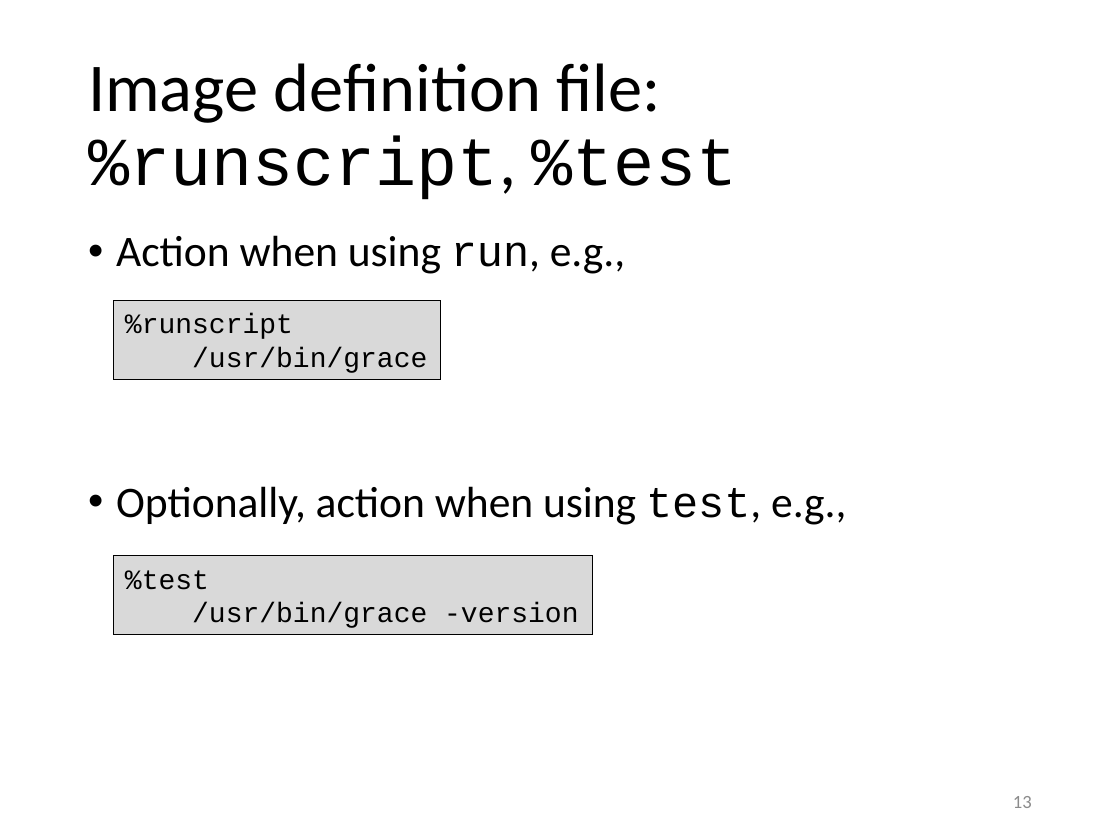
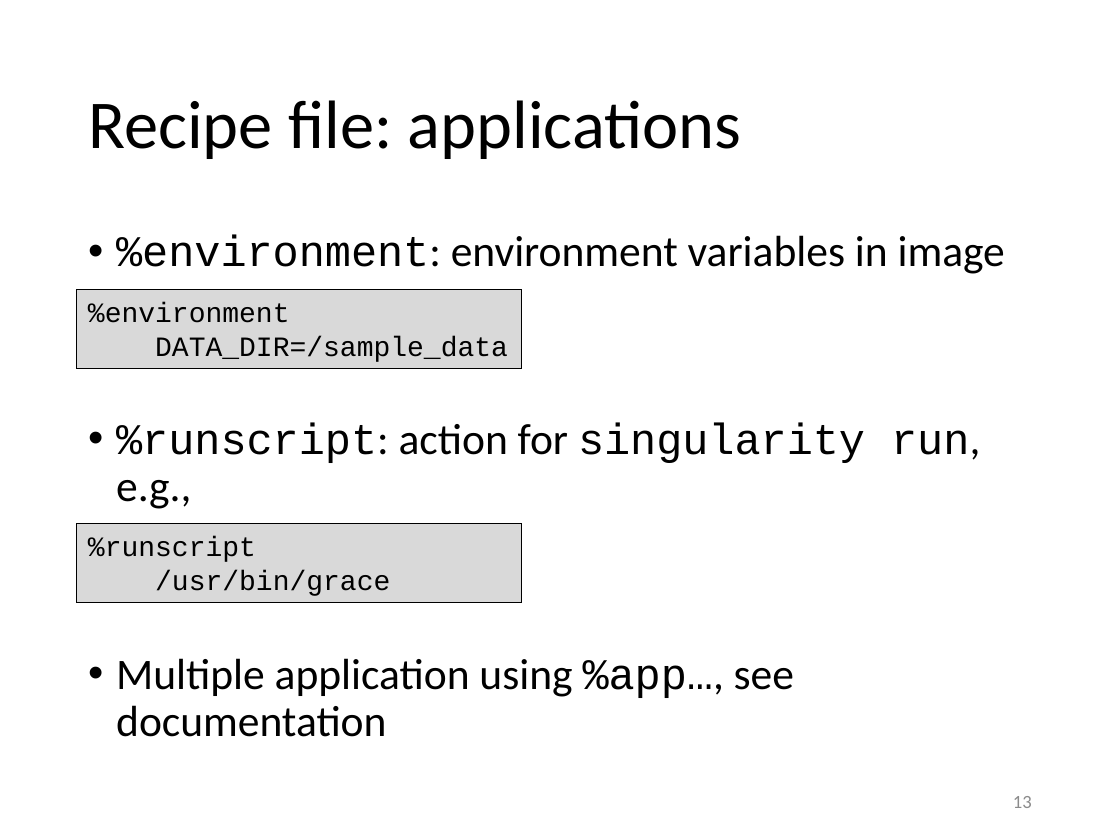
Before and after one commit to gjbex/training-material, a slide deck: slide 13 of Virtualization/singularity.pptx. Drawn at 1120x840 pixels with LibreOffice and Linux fonts; fonts in the diff are those of the drawing. Boxes give left, top, right and bottom in pixels: in the first picture for what was removed or moved away, otherwise in the second. Text is boxed around its words. In the diff, an @@ line names an element or a change of style, - is before the commit and + after.

Commit message:
Update for Singularity 2.5

```diff
--- a/Virtualization/singularity.pptx
+++ b/Virtualization/singularity.pptx
@@ title at <box>88,100,741,159</box>: text changed @@
-Image definition file: %runscript, %test
+Recipe file: applications
@@ text at <box>116,235,1005,737</box>: text changed @@
-• Action when using run, e.g.,
-• Optionally, action when using test, e.g.,
+• %environment: environment variables in image
+• %runscript: action for singularity run, e.g.,
+• Multiple application using %app…, see documentation
@@ rectangle added at <box>77,289,522,368</box>, fill #D9D9D9, outline #000000 0.75 pt, 18 pt, text #000000 @@
+%environment
+DATA_DIR=/sample_data
@@ rectangle "%runscript": place and size @@
-rectangle "%runscript" at <box>114,300,441,380</box>
+rectangle "%runscript" at <box>77,523,522,603</box>
@@ rectangle removed at <box>114,556,592,635</box> @@
-%test
-/usr/bin/grace -version
```
Also in this commit, not shown: 14 other slides changed, 4 slides added.
